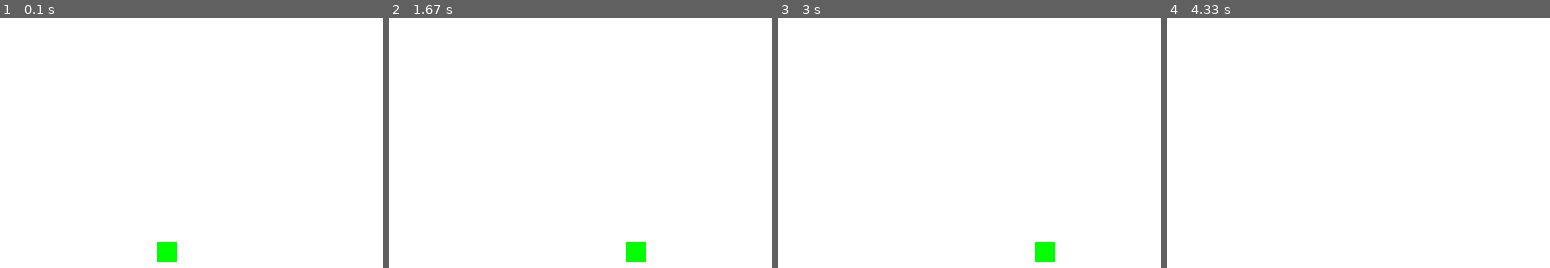
Above: before the commit, frames 1-4 (left to right).
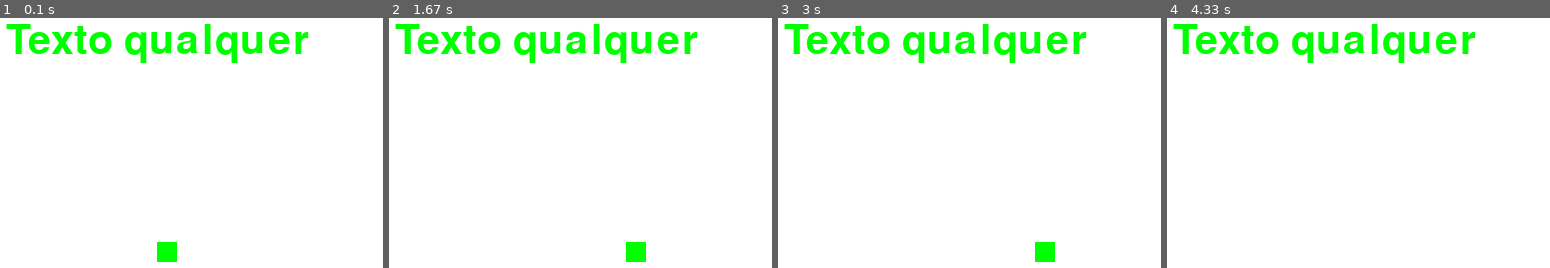
Above: after the commit, the same moments.

Repository: lucasmedeiros/pygame-minicurso
Game: pygame game, started from game_example.py
Two runs of this game, one before a commit and one after it. Both use one fixed random seed, a clock stepped at 60 frames per second and the inputs below.
Inputs:
- Up to frame 1 (0.1 s): no input
- Up to frame 2 (1.67 s): hold Right 0.33-0.8 s; hold Left from 1.33 s (still down)
- Up to frame 3 (3 s): release Left at 1.87 s; hold Left 1.9-2.3 s; hold Right 2.33-2.97 s
- Up to frame 4 (4.33 s): hold Left 3-3.47 s; hold Right 3.5-3.97 s; hold Right from 4 s (still down)

The runs differ from the first frame. In frame 1, 4.2% of the frame differs, in the area x 1-81%, y 2-18%; in frame 2, 4.2%; in frame 3, 4.2%; in frame 4, 4.2%.

Commit message:
finaliza minicurso

Diff:
--- a/game_example.py
+++ b/game_example.py
@@ -16,6 +16,10 @@
 RED = (255, 0, 0)
 GREEN = (0, 255, 0)
 BLUE = (0, 0, 255)
+
+def text_objects(text, font, color):
+    text_obj = font.render(text, True, color)
+    return text_obj, text_obj.get_rect()
 
 class Game:
 
@@ -56,12 +60,14 @@
             self.player.set_speedx(20)
 
     def update(self):
-
+        self.text, self.text_rect = text_objects("Texto qualquer", self.font, GREEN)
+        self.text_rect.center = ((WIDTH / 2), (HEIGHT / 2))
         pygame.display.update()
         self.all_sprites.update()
 
     def draw(self):
         self.screen.fill(WHITE)
+        self.screen.blit(self.text, self.text_rect)
         self.all_sprites.draw(self.screen)
         pygame.display.flip()
 
@@ -76,6 +82,7 @@
             self.draw()
 
     def run(self):
+        self.font = pygame.font.SysFont("comicsans", 60)
         self.player = Player(GREEN, ((WIDTH / 2), HEIGHT - 100))
         self.all_sprites.add(self.player)
 
--- a/implementations/thin-ice/thin_ice.py
+++ b/implementations/thin-ice/thin_ice.py
@@ -132,7 +132,7 @@
             self.draw()
 
     def run(self):
-        self.curr_level_index = 0
+        self.curr_level_index = 4
         self.level_path = os.path.join(LEVELS_FOLDER, LEVEL_NAMES[self.curr_level_index] + ".txt")
         self.m = list(map(lambda x:list(x), open(self.level_path, "r").read().splitlines()))
 
